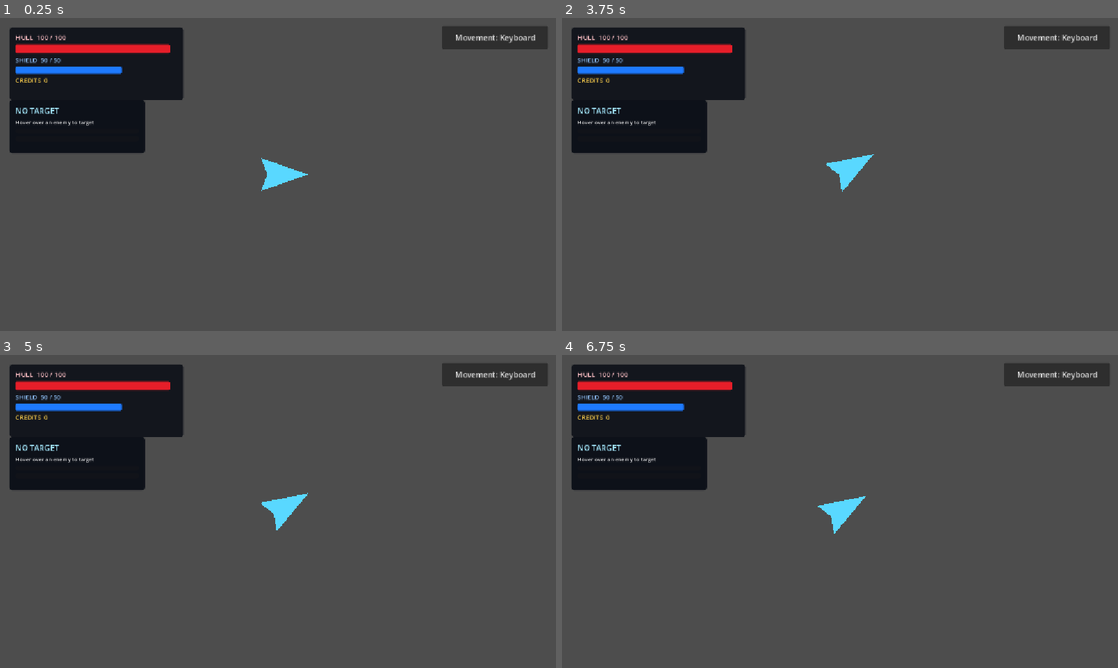
Above: before the commit, frames 1-4 (two rows, left to right).
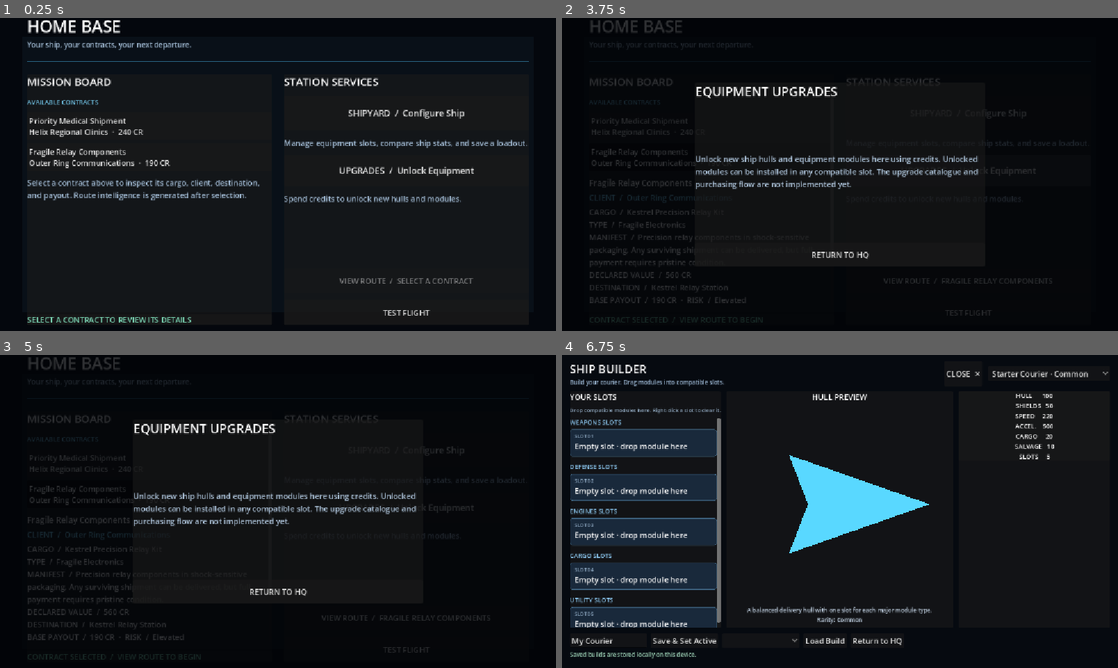
Above: after the commit, the same moments.

Repository: Bbran4/SpaceDelivery
Game: Godot game, scene res://scenes/mission_flight.tscn
The game is run twice, just before and just after one commit, with the same random seed, the same clock (stepped at 60 frames per second) and the same inputs. This scene is started directly instead of the project's main scene.
Inputs (mouse positions are in pixels of both pictures, inside the frame that each line leads up to):
- Up to frame 1 (0.25 s): no input
- Up to frame 2 (3.75 s): click (1056, 36) at 0.5 s, where only the run before the commit has a clickable "Movement: Keyboard"; click (1056, 36) at 1.25 s, where only the run before the commit has a clickable "Movement: Mouse"; click (712, 127) at 2 s, where only the run after the commit has a clickable "Priority Medical Shipment Hel…"; click (712, 155) at 2.75 s, where only the run after the commit has a clickable "Fragile Relay Components Oute…"; click (967, 171) at 3.5 s, where only the run after the commit has a clickable "UPGRADES / Unlock Equipment"
- Up to frame 3 (5 s): click (405, 617) at 4.25 s, where only the run after the commit has a clickable "VIEW ROUTE / FRAGILE RELAY CO…"
- Up to frame 4 (6.75 s): click (967, 649) at 5 s, where only the run after the commit has a clickable "TEST FLIGHT"; click (840, 592) at 5.75 s, where only the run after the commit has a clickable "RETURN TO HQ"; click (967, 448) at 6.5 s, where only the run after the commit has a clickable "SHIPYARD / Configure Ship"

The runs differ from the first frame. In frame 1, 91% of the frame differs, in the area x 0-100%, y 0-100%; in frame 2, 90%; in frame 3, 90%; in frame 4, 93%.
Error before the commit: Parse Error: Identifier "_on_node_completed" not declared in the current scope. (res://scripts/mission_flight.gd:259)

Commit message:
Return completed encounters to progressive route map

Diff:
--- a/scripts/mission_flight.gd
+++ b/scripts/mission_flight.gd
@@ -179,6 +179,22 @@
 	_resolve_mission(false, "Mission aborted by the pilot. Contract payment was forfeited.")
 
 
+func _on_node_completed() -> void:
+	if mission_resolved or mission == null or selected_branch == null:
+		return
+	if is_instance_valid(player_ship):
+		var credits_after_node: int = player_ship.credits
+		var credits_before_node: int = MissionRunState.total_credits
+		MissionRunState.total_credits = credits_after_node
+		MissionRunState.add_node_rewards(selected_branch, credits_before_node, credits_after_node)
+		MissionRunState.save_ship_condition(player_ship)
+	MissionRunState.cargo_integrity_percent = cargo_integrity
+	MissionRunState.complete_route_node(selected_branch.node_id)
+	var change_error: Error = get_tree().change_scene_to_file("res://scenes/route_map.tscn")
+	if change_error != OK:
+		_resolve_mission(false, "Navigation failure: the route map could not be restored after this node.")
+
+
 func _resolve_mission(success: bool, result_message: String) -> void:
 	if mission_resolved:
 		return
@@ -260,17 +276,6 @@
 	overlay.add_child(destination_button)
 
 
-func _on_destination_pressed() -> void:
-	if mission_resolved or mission == null:
-		return
-	if cargo_integrity < float(mission.minimum_delivery_integrity_percent):
-		_resolve_mission(false, "Delivery rejected: cargo integrity is below the contract minimum of %d%%." % mission.minimum_delivery_integrity_percent)
-	elif cargo_integrity < float(mission.full_reward_integrity_percent):
-		_resolve_mission(true, "Delivery accepted with damage. Contract payment reduced under the cargo condition clause.")
-	else:
-		_resolve_mission(true, "Delivery accepted at %s. Cargo condition meets the full-reward requirement." % mission.destination_name)
-
-
 func _show_result_screen(result: Dictionary) -> void:
 	var layer: CanvasLayer = get_node_or_null("MissionResultLayer") as CanvasLayer
 	if layer != null:
